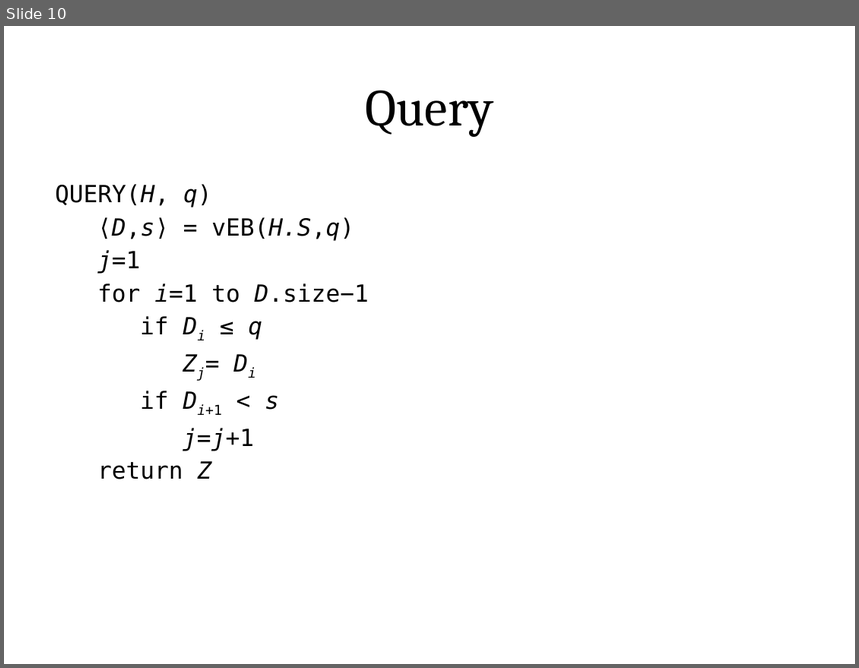
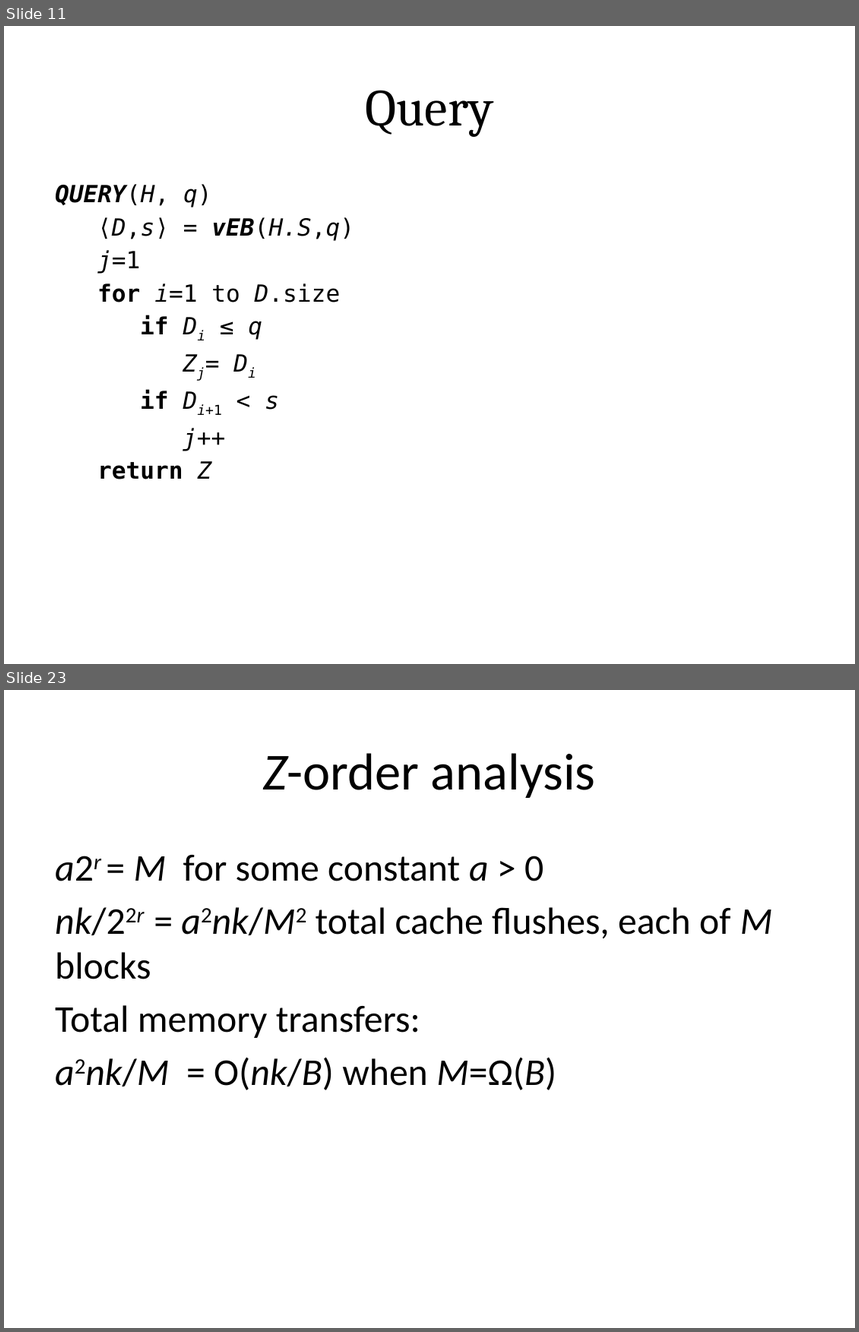
Before and after one commit to vineetgopal/fractals_paper, a slide deck: final_presentation.pptx. Shown one above the other, each under a label of ours: slide 10 before the commit, slides 11 and 23 after it; the slides between them are not shown. The pictures are 859x668 and 859x1332 pixels, drawn with LibreOffice and Linux fonts; fonts in the diff are those of the drawing. Boxes give left, top, right and bottom in pixels: in the first picture for what was removed or moved away, otherwise in the second. Text is boxed around its words. In the diff, an @@ line names an element or a change of style, - is before the commit and + after.

```diff
--- a/final_presentation.pptx
+++ b/final_presentation.pptx
@@ slide 23 added at bbox=[4, 690, 855, 1328], background #FFFFFF @@
@@ title added at bbox=[263, 753, 596, 798], 44 pt, text #000000 @@
+Z-order analysis
@@ text added at bbox=[55, 855, 773, 1091], 32 pt, text #000000 @@
+a2r = M for some constant a > 0
+nk/22r = a2nk/M2 total cache flushes, each of M blocks
+Total memory transfers:
+a2nk/M = O(nk/B) when M=Ω(B)
@@ what was slide 10 is now slide 11 @@
@@ slide 11 changed as well @@
@@ text at bbox=[55, 184, 354, 480]: bold on in "QUERY(H,", "vEB(H.S,q)", "if", "if" and 1 more places; italic on in "QUERY(H,", "vEB(H.S,q)" @@
@@ text at bbox=[97, 284, 341, 303]: text changed @@
-for i=1 to D.size−1
+for i=1 to D.size
@@ text at bbox=[183, 428, 225, 451]: text changed @@
-j=j+1
+j++
```
Also in this commit, not shown: 9 other slides changed, 7 other slides added, 1 other file.
